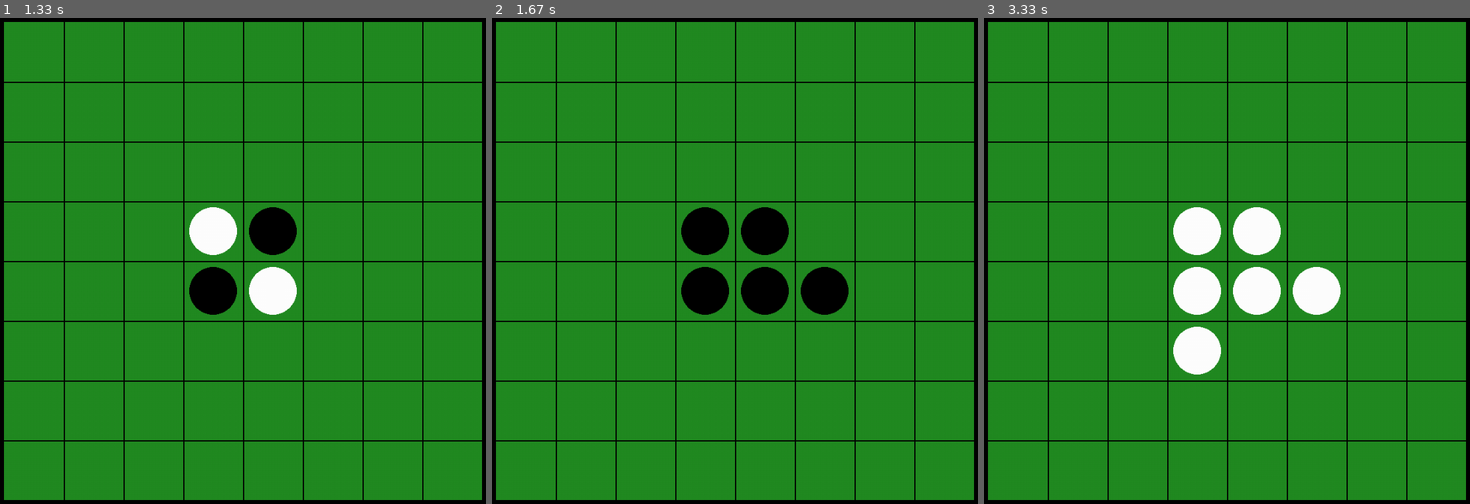
Above: before the commit, frames 1-3 (left to right).
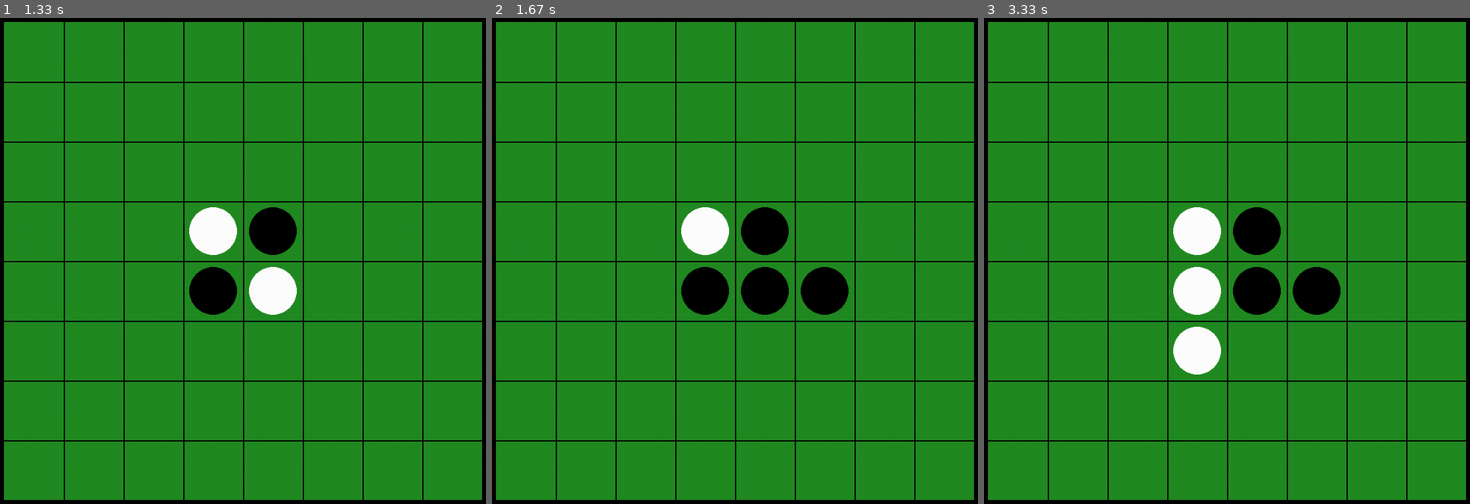
Above: after the commit, the same moments.

Repository: luiss-23/ProyOthello
Game: pygame game, started from Othello.py
Two runs of this game, one before a commit and one after it. Both use one fixed random seed, a clock stepped at 60 frames per second and the inputs below.
Inputs (mouse positions are in pixels of both pictures, inside the frame that each line leads up to):
- Up to frame 1 (1.33 s): type "1 (at the terminal prompt)" at 0 s; type "1 (at the terminal prompt)" at 0 s; click (432, 246) at 0.38 s; click (58, 173) at 0.85 s; move the mouse to (311, 314) at 1.17 s
- Up to frame 2 (1.67 s): click (803, 314) at 1.45 s
- Up to frame 3 (3.33 s): move the mouse to (1236, 61) at 1.87 s; click (1236, 61) at 2.22 s; move the mouse to (1227, 333) at 2.7 s; click (1227, 333) at 3.12 s

Frame 1 is identical in both runs. In frame 2, 0.8% of the frame differs, in the area x 38-49%, y 38-49%; in frame 3, 2.3%, in the area x 51-74%, y 38-62%.

Commit message:
QUE EXITO

Diff:
--- a/Othello.py
+++ b/Othello.py
@@ -351,14 +351,14 @@
 					for i in range(0,8):
 						for j in range(0,8):
 							if Tablero[i][j] == 1:
-								color == BLACK
+								color = BLACK
 								row = i
 								col = j
 								centerX = ((col) * 100) + 150
 								centerY = ((row) * 100) + 150
 								pygame.draw.circle(window, color, (centerX,centerY), 40)
 							elif Tablero[i][j] == 2:
-								color == WHITE
+								color = WHITE
 								row = i
 								col = j
 								centerX = ((col) * 100) + 150
